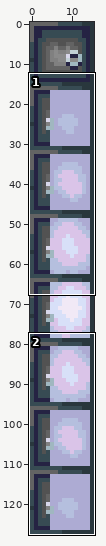
File history of a sprite sheet, arm9/graphics/Exit31.png. The picture above shows the old version from afar; the outline marks the close-up.
Close-up. Earlier state:
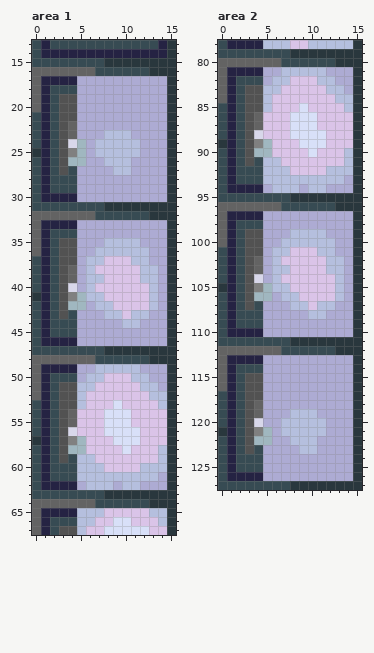
The file is 16x128 pixels. Shown: area 1: x 0..15, y 13..67; area 2: x 0..15, y 78..127.
The result:
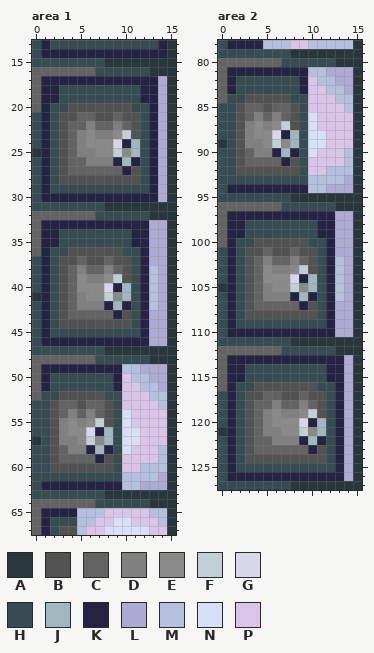
Palette (. is transparent): A #29373d  B #525252  C #636363  D #808080  E #8a8a8a  F #c2d0d6  G #d8d7ea  H #374b53  J #a0b7c0  K #252343  L #adabd3  M #b5bfde  N #d8e0f8  P #dac4e8
Change:
Changed rows in their new state; - is an unchanged pixel.
Area 1:
first column x 1:
17 ----KKKKKKKKK
18 -K--HHHHHHHKK
19 -KHHHHHHHHHKK
20 --H-BBBBBBHHK
21 ----CCBBCBBHK
22 ----CDCCDCBHK
23 ----DEDDEFBHK
24 ---CDEEEGKJHK
25 ---CDDEEFEJHK
26 ---CCDDDKJKHK
27 ---CCCCCCKBHK
28 --BBBBBBBBBHK
29 ----HHHHHHHHK
30 ----KKKKKKKKK
33 ----KKKKKKKK-
34 -K--HHHHHHKK-
35 -KHHHHHHHHKK-
36 --H-BBBBBHHK-
37 ----CBBCBBHK-
38 ----DCCDCBHK-
39 ----EDDEFBHK-
40 ---CEEEGKJHK-
41 ---CDEEFEJHK-
42 ---CDDDKJKHK-
43 ---CCCCCKBHK-
44 --BBBBBBBBHK-
45 ----HHHHHHHK-
46 ----KKKKKKKK-
49 ----KKKKK----
50 ----HHHHK----
51 --HHHHHHK----
52 H---BBBHH----
53 HBCCBCCBH----
54 HBCDCDCBH----
55 HBDEDEFBH----
56 HBDEEGKJH----
57 HBD-EFEJH----
58 HBCDDKJKH----
59 HBCCCCKBH----
60 HBBBBBBBH----
61 H---HHHHH----
62 ----KKKKK----
Area 2:
first column x 1:
 81 ----KKKKK----
 82 ----HHHHK----
 83 --HHHHHHK----
 84 H---BBBHH----
 85 HBCCBCCBH----
 86 HBCDCDCBH----
 87 HBDEDEFBH----
 88 HBDEEGKJH----
 89 HBD-EFEJH----
 90 HBCDDKJKH----
 91 HBCCCCKBH----
 92 HBBBBBBBH----
 93 H---HHHHH----
 94 ----KKKKK----
 97 ----KKKKKKKK-
 98 -K--HHHHHHKK-
 99 -KHHHHHHHHKK-
100 --H-BBBBBHHK-
101 ----CBBCBBHK-
102 ----DCCDCBHK-
103 ----EDDEFBHK-
104 ---CEEEGKJHK-
105 ---CDEEFEJHK-
106 ---CDDDKJKHK-
107 ---CCCCCKBHK-
108 --BBBBBBBBHK-
109 ----HHHHHHHK-
110 ----KKKKKKKK-
113 ----KKKKKKKKK
114 -K--HHHHHHHKK
115 -KHHHHHHHHHKK
116 --H-BBBBBBHHK
117 ----CCBBCBBHK
118 ----CDCCDCBHK
119 ----DEDDEFBHK
120 ---CDEEEGKJHK
121 ---CDDEEFEJHK
122 ---CCDDDKJKHK
123 ---CCCCCCKBHK
124 --BBBBBBBBBHK
125 ----HHHHHHHHK
126 ----KKKKKKKKK
Pixel boxes of the changes (left, top, right, bottom) in both close-ups:
changed: (41, 76, 158, 490)
changed: (227, 67, 344, 481)
